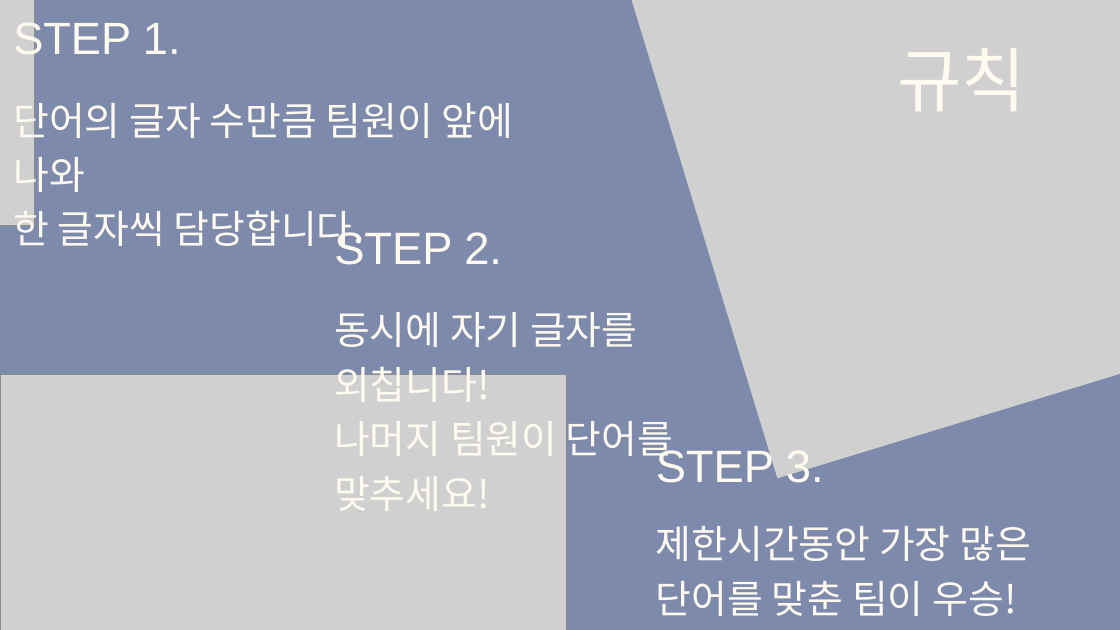
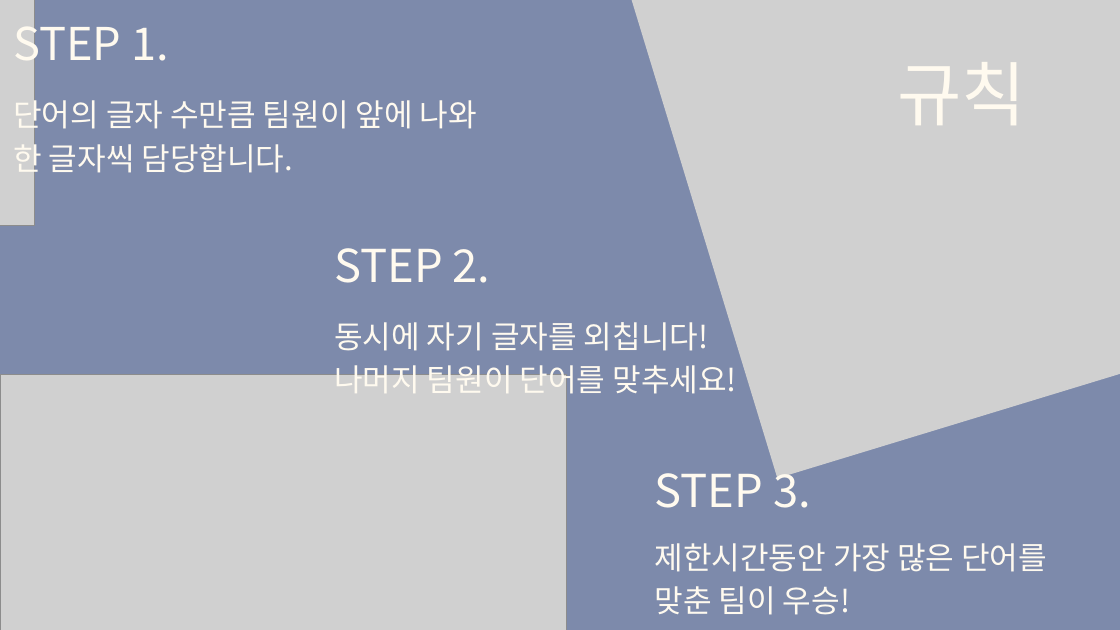
Before and after one commit to tkdgns25300/sunday_play, a slide deck: slide 2 of public/downloads/games/speak-together/rules.pptx. Drawn at 1120x630 pixels with LibreOffice and Linux fonts; fonts in the diff are those of the drawing; grey boxes stand for pictures. Boxes give left, top, right and bottom in pixels: in the first picture for what was removed or moved away, otherwise in the second. Text is boxed around its words. In the diff, an @@ line names an element or a change of style, - is before the commit and + after.

```diff
--- a/public/downloads/games/speak-together/rules.pptx
+++ b/public/downloads/games/speak-together/rules.pptx
@@ text "규칙": place and size @@
-text "규칙" at (897,48,1026,111)
+text "규칙" at (897,62,1026,125)
@@ text "STEP 2.": place and size @@
-text "STEP 2." at (334,228,502,265)
+text "STEP 2." at (334,248,491,283)
@@ text "동시에 자기 글자를 외칩니다!": place and size @@
-text "동시에 자기 글자를 외칩니다!" at (334,312,673,511)
+text "동시에 자기 글자를 외칩니다!" at (334,322,736,400)
@@ font Arial to Noto Sans CJK KR in 4 elements at (13,14,170,71), (897,62,1026,125), (334,248,491,283), (655,461,811,508) @@
@@ text "STEP 3.": place and size @@
-text "STEP 3." at (656,447,824,492)
+text "STEP 3." at (655,461,811,508)
@@ size 50 to 40 pt; line spacing 70pt to 56pt in 3 elements at (334,322,736,400), (13,95,477,178), (655,543,1047,615) @@
@@ text "제한시간동안 가장 많은 단어를 맞춘 ...": place and size @@
-text "제한시간동안 가장 많은 단어를 맞춘 ..." at (656,526,1031,616)
+text "제한시간동안 가장 많은 단어를 맞춘 ..." at (655,543,1047,615)
```
Also in this commit, not shown: 34 other slides changed, 3 other files.
